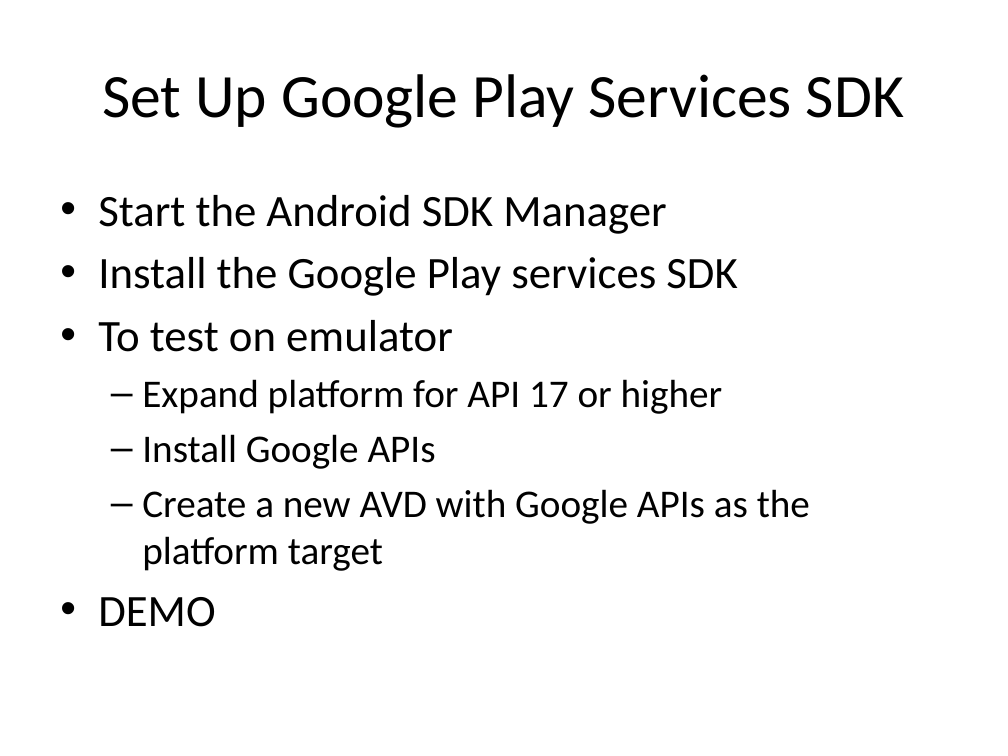
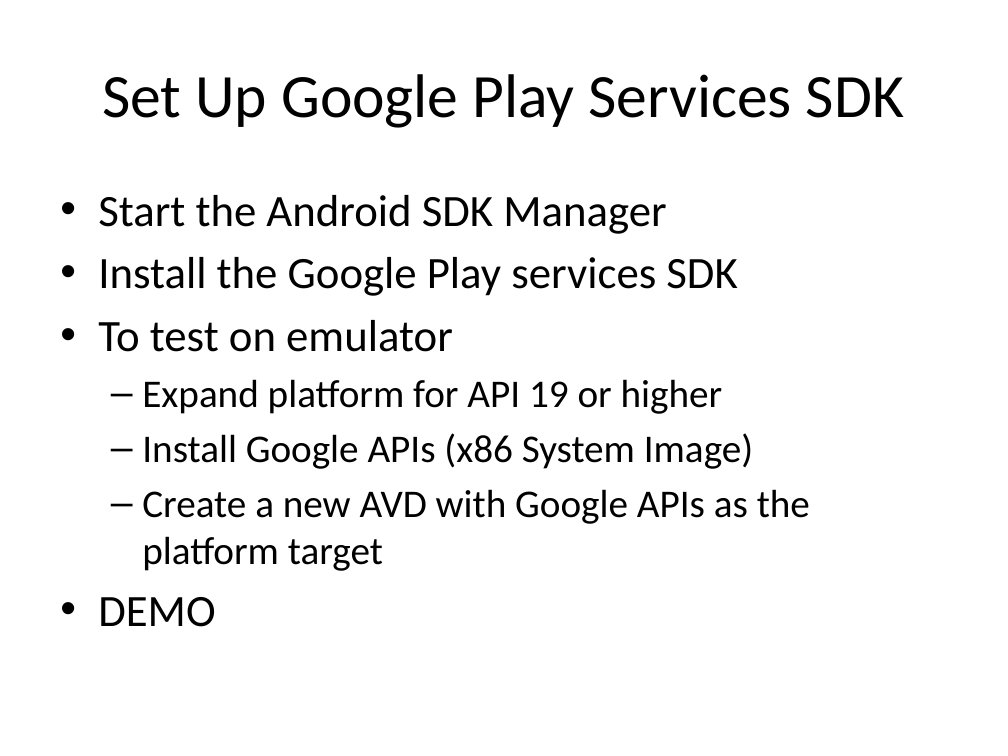
Before and after one commit to LeadingEDJE/MobilePushNotification, a slide deck: slide 6 of Implementing Push Notification in Android.pptx. Drawn at 1008x756 pixels with LibreOffice and Linux fonts; fonts in the diff are those of the drawing; background and template pictures are left out. Boxes give left, top, right and bottom in pixels: in the first picture for what was removed or moved away, otherwise in the second. Text is boxed around its words. In the diff, an @@ line names an element or a change of style, - is before the commit and + after.

```diff
--- a/Implementing Push Notification in Android.pptx
+++ b/Implementing Push Notification in Android.pptx
@@ text at (x1=142, y1=379, x2=753, y2=469): text changed @@
-  – Expand platform for API 17 or higher
-  – Install Google APIs
+  – Expand platform for API 19 or higher
+  – Install Google APIs (x86 System Image)
```
Also in this commit, not shown: 13 other slides changed, 2 slides added.
